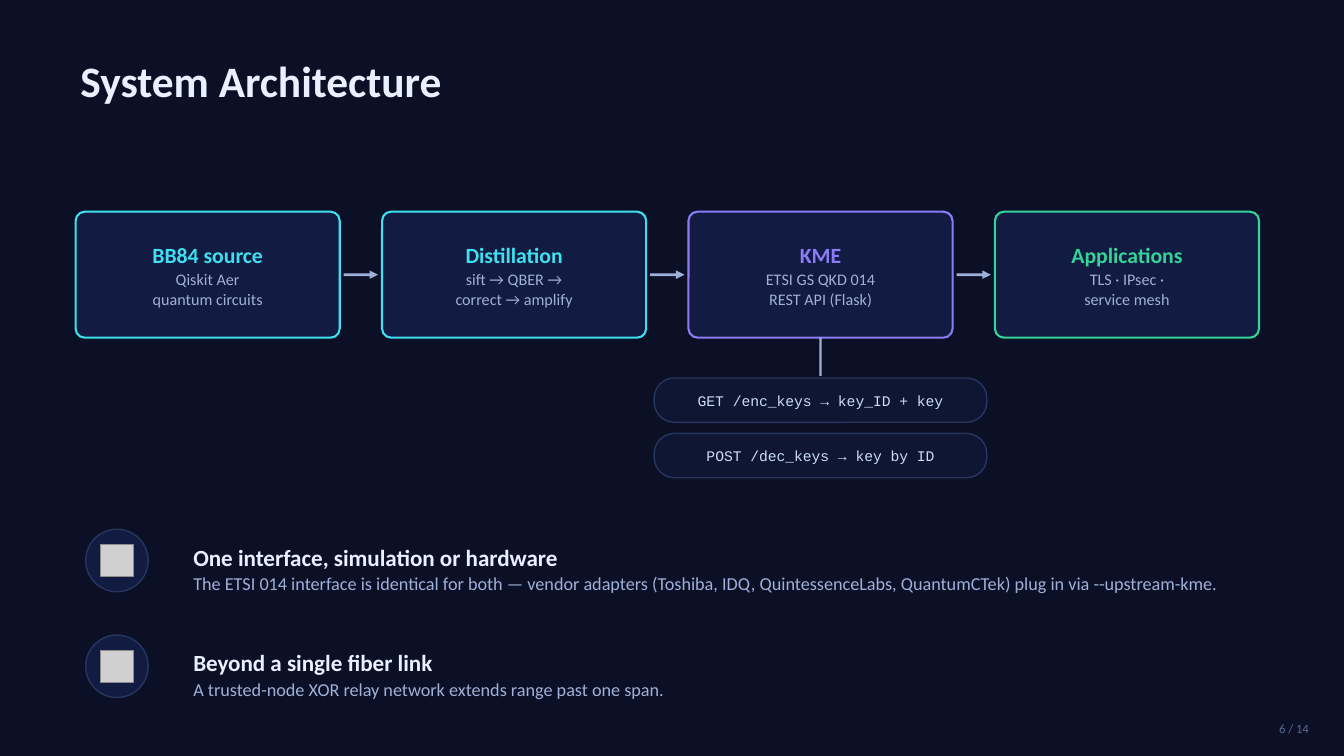
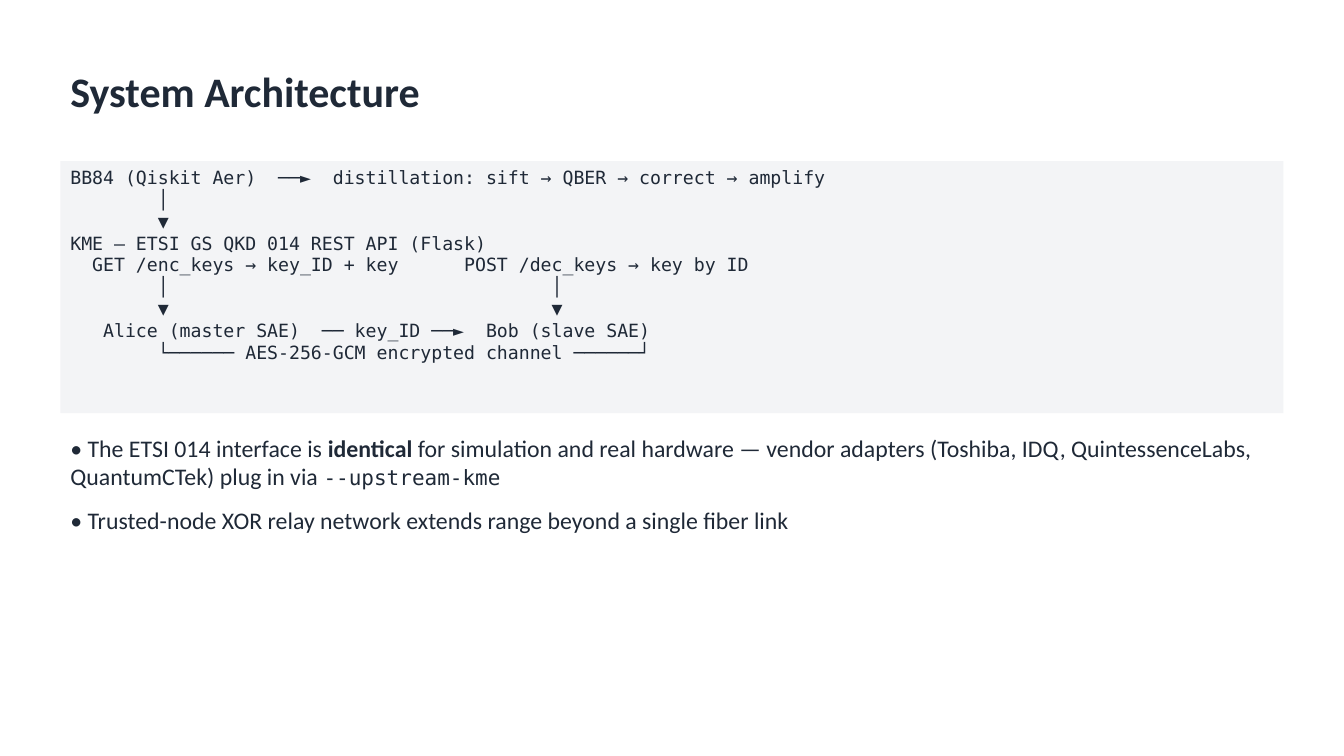
Before and after one commit to John-Jepsen/qkd-avantheir, a slide deck: slide 6 of DOCS/presentation/QKD_Capstone_Deck.pptx. Drawn at 1344x756 pixels with LibreOffice and Linux fonts; fonts in the diff are those of the drawing; grey boxes stand for pictures. Boxes give left, top, right and bottom in pixels: in the first picture for what was removed or moved away, otherwise in the second. Text is boxed around its words. In the diff, an @@ line names an element or a change of style, - is before the commit and + after.

```diff
--- a/DOCS/presentation/QKD_Capstone_Deck.pptx
+++ b/DOCS/presentation/QKD_Capstone_Deck.pptx
@@ background #0B1026 to #FFFFFF @@
@@ text "System Architecture": place and size @@
-text "System Architecture" at (80,66,442,104)
+text "System Architecture" at (70,77,419,114)
@@ text "System Architecture" at (70,77,419,114): size 31 to 30 pt, text colour #EAF0FF to #1F2937; vertical alignment middle to top @@
@@ rectangle added at (60,161,1284,413), fill #F3F4F6, 13 pt, text #1F2937 @@
+BB84 (Qiskit Aer) ──► distillation: sift → QBER → correct → amplify
+│
+▼
+KME — ETSI GS QKD 014 REST API (Flask)
+GET /enc_keys → key_ID + key POST /dec_keys → key by ID
+│ │
+▼ ▼
+Alice (master SAE) ── key_ID ──► Bob (slave SAE)
+└────── AES-256-GCM encrypted channel ──────┘
@@ rounded rectangle removed at (76,212,340,338) @@
@@ rounded rectangle removed at (382,212,646,338) @@
@@ rounded rectangle removed at (689,212,953,338) @@
@@ rounded rectangle removed at (995,212,1259,338) @@
@@ text removed at (152,248,263,308) @@
-BB84 source
-Qiskit Aer
-quantum circuits
@@ text removed at (456,247,573,308) @@
-Distillation
-sift → QBER →
-correct → amplify
@@ text removed at (766,249,875,307) @@
-KME
-ETSI GS QKD 014
-REST API (Flask)
@@ text removed at (1071,247,1182,305) @@
-Applications
-TLS · IPsec ·
-service mesh
@@ arrow removed from (344, 275) to (378, 275) @@
@@ arrow removed from (650, 275) to (685, 275) @@
@@ arrow removed from (957, 275) to (991, 275) @@
@@ line removed from (821, 338) to (821, 376) @@
@@ rounded rectangle removed at (654,378,987,422) @@
-GET /enc_keys → key_ID + key
@@ text "• The ETSI 014 interface ..." at (70,440,1251,490): vertical alignment middle to top @@
@@ text at (70,440,1251,490): text changed; size 13 to 17 pt; text colour #9FB0D8 to #1F2937 @@
-One interface, simulation or hardware
-The ETSI 014 interface is identical for both — vendor adapters (Toshiba, IDQ, QuintessenceLabs, QuantumCTek) plug in via --upstream-kme.
+• The ETSI 014 interface is identical for simulation and real hardware — vendor adapters (Toshiba, IDQ, QuintessenceLabs, QuantumCTek) plug in via --upstream-kme
@@ rounded rectangle removed at (654,434,987,478) @@
-POST /dec_keys → key by ID
@@ ellipse removed at (86,529,148,592) @@
@@ text added at (88,512,788,533), 17 pt, text #1F2937 @@
+• Trusted-node XOR relay network extends range beyond a single fiber link
@@ picture removed at (101,544,133,577) @@
@@ ellipse removed at (86,635,148,698) @@
@@ picture removed at (101,650,133,683) @@
@@ text removed at (193,654,663,699) @@
-Beyond a single fiber link
-A trusted-node XOR relay network extends range past one span.
@@ text removed at (1279,724,1309,733) @@
-6 / 14
```
Also in this commit, not shown: 13 other slides changed, 1 other file.
